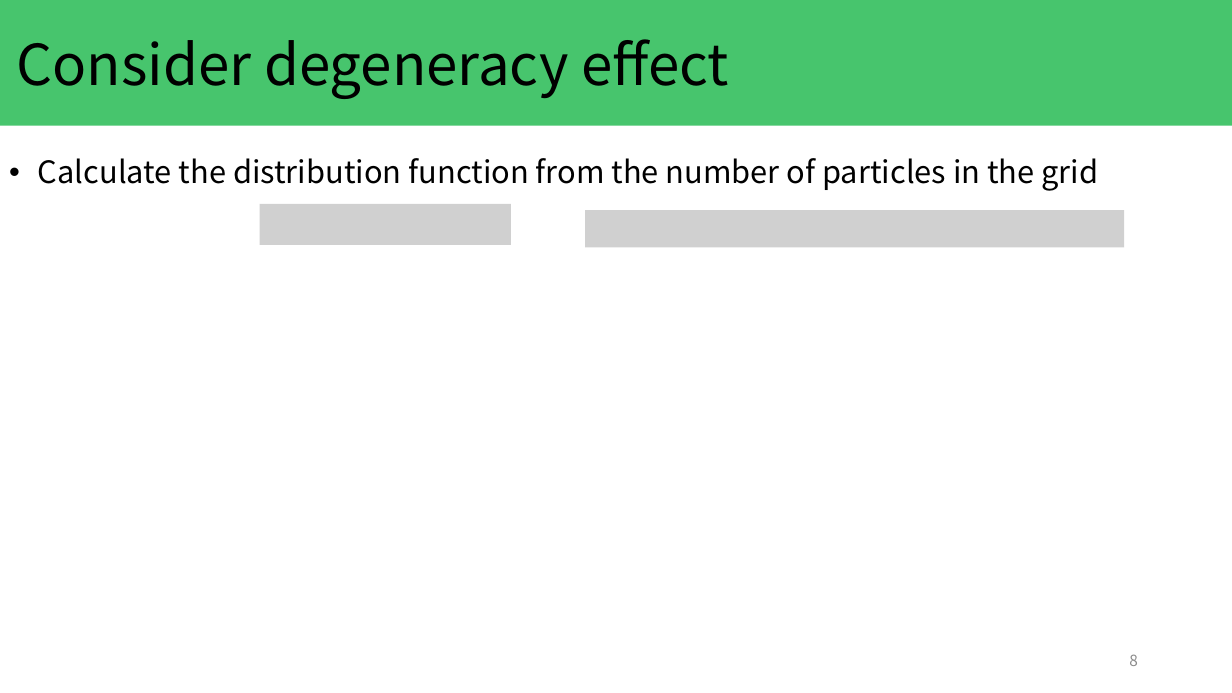
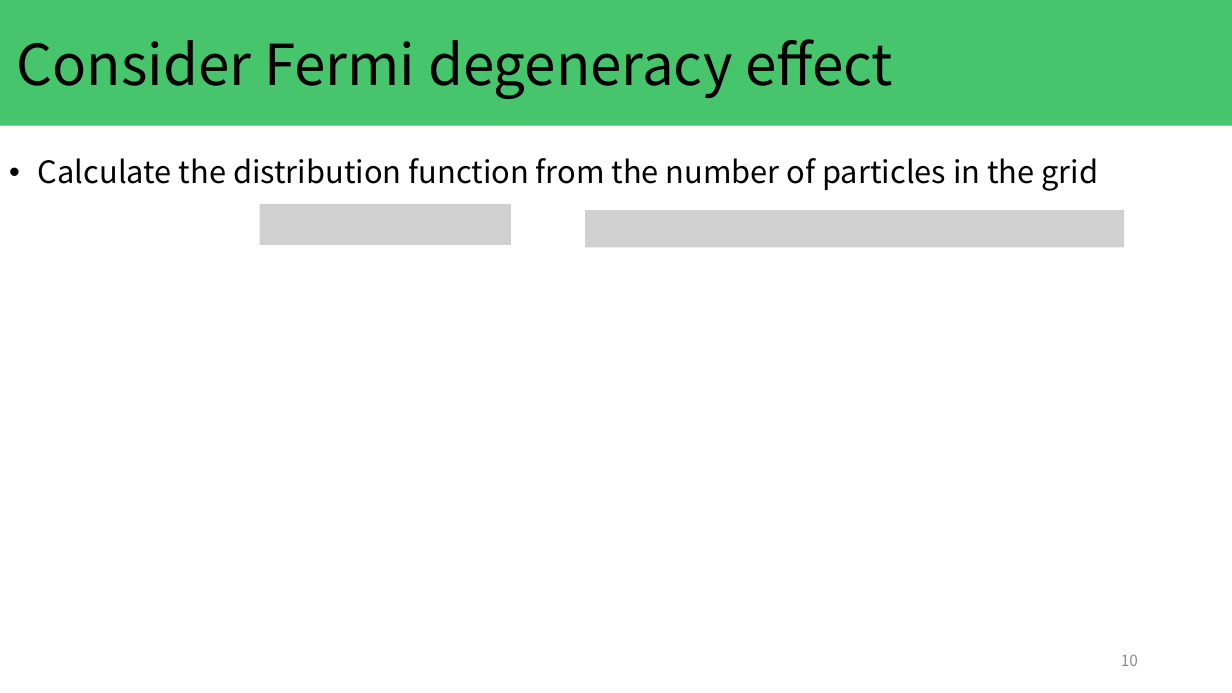
Before and after one commit to KeitoKubo/MonteCarlo-simulation-with-Fermi-degeneracy, a slide deck: slide 10 of presentation/kubo_20231129.pptx (slide 8 before the commit). Drawn at 1232x693 pixels with LibreOffice and Linux fonts; fonts in the diff are those of the drawing; grey boxes stand for pictures. Boxes give left, top, right and bottom in pixels: in the first picture for what was removed or moved away, otherwise in the second. Text is boxed around its words. In the diff, an @@ line names an element or a change of style, - is before the commit and + after.

```diff
--- a/presentation/kubo_20231129.pptx
+++ b/presentation/kubo_20231129.pptx
@@ title at [17,39,893,99]: text changed @@
-Consider degeneracy effect
+Consider Fermi degeneracy effect
@@ page number at [1121,654,1138,666]: text changed @@
-8
+10
```
Also in this commit, not shown: 3 other slides changed, 3 slides added, 1 slide removed.
